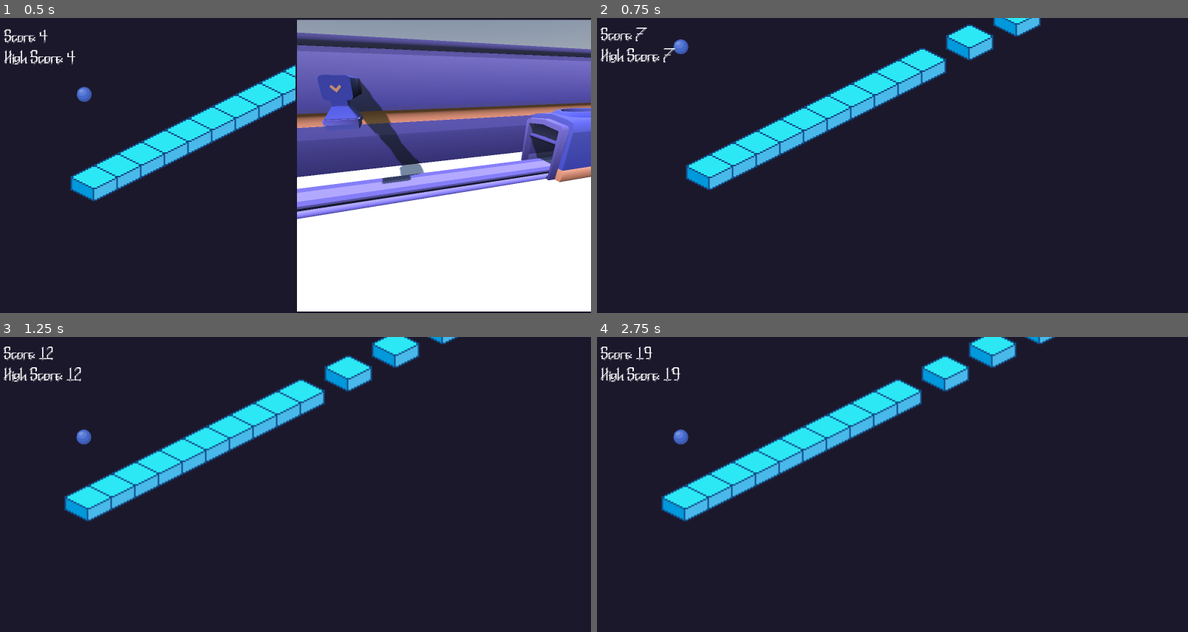
Above: before the commit, frames 1-4 (two rows, left to right).
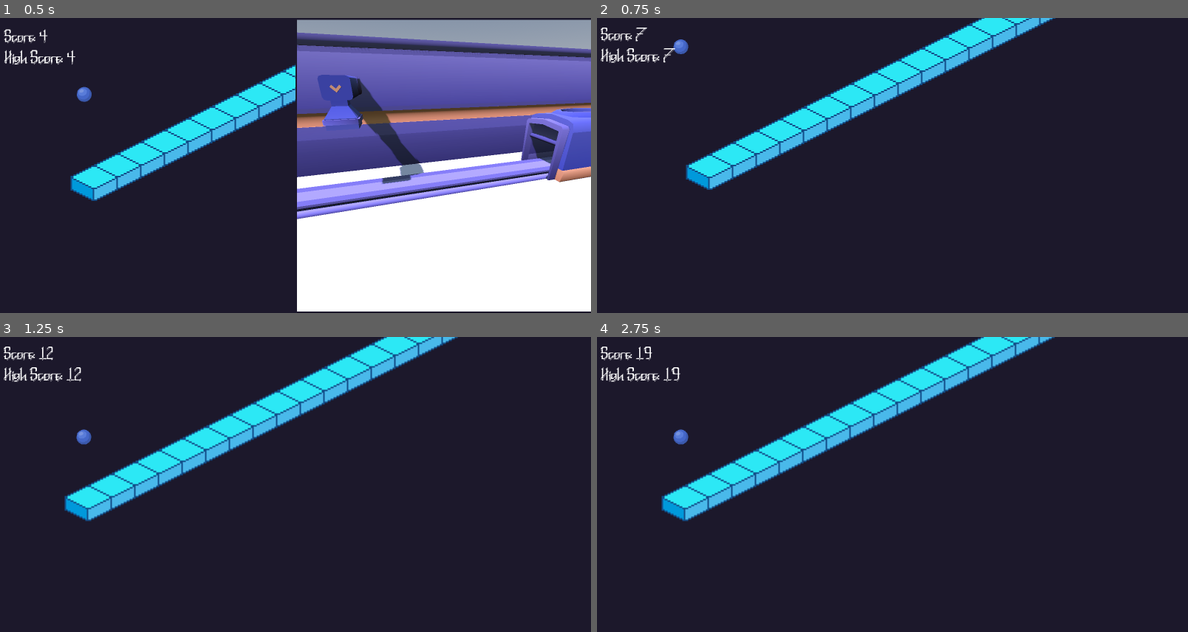
Above: after the commit, the same moments.

Repository: ofknee/tap-tap-tap
Game: Godot game, scene res://scenes/root.tscn
Same seed, same stepped clock (60 frames per second), same inputs: the game is played once before the commit and once after it.
Inputs:
- Up to frame 1 (0.5 s): no input
- Up to frame 2 (0.75 s): tap Enter at 0.5 s; hold Right (RIGHT) from 0.53 s (still down); tap Shift (SWITCH) at 0.6 s
- Up to frame 3 (1.25 s): keep holding Right (RIGHT)
- Up to frame 4 (2.75 s): release Right (RIGHT) at 1.28 s; hold A (LEFT) 1.28-2.03 s; tap Shift (SWITCH) at 1.35, 2.1 s; tap Space at 2 s; hold Right (RIGHT) from 2.03 s (still down)

Frame 1 is identical in both runs. In frame 2, 1.0% of the frame differs, in the area x 55-78%, y 0-19%; in frame 3, 1.2%, in the area x 50-75%, y 0-23%; in frame 4, 1.2%.

Commit message:
fix start buttons not showing up

Diff:
--- a/scenes/important/global.gd
+++ b/scenes/important/global.gd
@@ -1,6 +1,6 @@
 extends Node
 signal generation_updated(new_generation: Array)
-var generation: Array = [0,0,0,0,0,0,0,0,0,0]: ##starting money
+var generation: Array = [0,0,0,0,0,0,0,0,0,0,0,0,0,0,0,0,0,0,0,0,]: ##starting money
 	set(new_generation):
 		generation = new_generation
 		generation_updated.emit(generation)
--- a/scenes/iso/jump_strip.gd
+++ b/scenes/iso/jump_strip.gd
@@ -7,17 +7,7 @@
 var generation = Global.generation
 
 func _ready() -> void:
-	generation = [0,0,0,0,0,0,0,0,0,0]
 	SignalBus.spawn_new.connect(spawn_tile)
-
-
-	for i in range(10):
-		if generation[-1] == 0:
-				generation.append(randi_range(0,1))
-		else:
-			generation.append(0)
-
-	print(generation)
 	for i in generation:
 		SignalBus.spawn_new.emit(i)
 
Not shown, changed: .DS_Store
